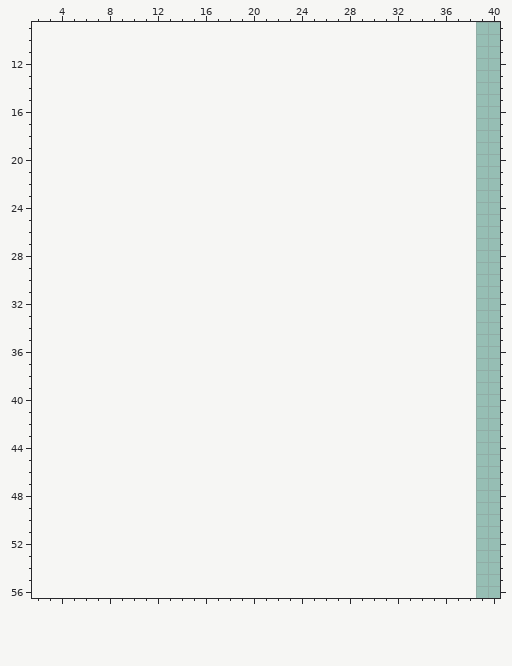
Pixel-art file -- chars.aseprite. Above is the file before it was changed.
201x64 pixels, 1 frame. Colours within 5 levels of each other are drawn and written as one. Shown: x 2..40, y 9..56. The old version is drawn lined up with the new one, on the new canvas.
And afterwards:
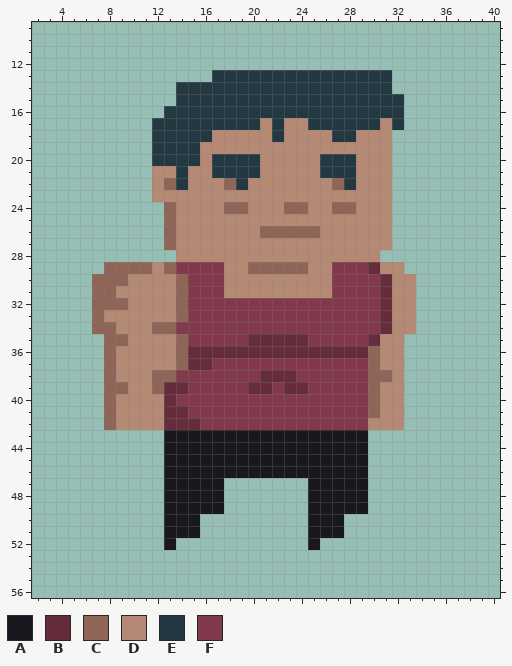
Palette (. is transparent): A #19181e  B #652d3b  C #8f6557  D #b68974  E #243841  F #82394c
Difference:
canvas 201x64 -> 240x64, the old top-left corner now at 39,0
There is now colour A in rows 43 to 46 at x 13 to 29; in rows 47 to 49 at x 13 to 17 and 25 to 29; in rows 50 to 51 at x 13 to 15 and 25 to 27; in row 52 at x 13 and 25.
There is now colour B in row 29 at x 30; in rows 30 to 34 at x 31; in row 35 at x 20 to 24 and 30; in row 36 at x 15 to 29; in row 37 at x 15 to 16; in row 38 at x 21 to 23.
There is now colour B in row 39 at x 13 to 14, 20 to 21 and 23 to 24; in row 40 at x 13; in row 41 at x 13 to 14; in row 42 at x 13 to 15.
There is now colour C in row 22 at x 13, 18 and 27; in row 24 at x 13, 18 to 19, 23 to 24 and 27 to 28; in row 25 at x 13; in row 26 at x 13 and 21 to 25; in row 27 at x 13; in row 29 at x 8 to 11, 13 and 20 to 24.
There is now colour C in row 30 at x 7 to 9 and 14; in row 31 at x 7 to 8 and 14; in row 32 at x 7 to 9 and 14; in row 33 at x 7 and 14; in row 34 at x 7 to 8 and 12 to 13; in row 35 at x 8 to 9 and 14.
There is now colour C in rows 36 to 37 at x 8, 14 and 30; in row 38 at x 8, 12 to 13 and 30 to 31; in row 39 at x 8 to 9, 12 and 30; in rows 40 to 41 at x 8 and 30; in row 42 at x 8.
There is now colour D in row 17 at x 21, 23 to 24 and 31; in row 18 at x 17 to 21, 23 to 26 and 29 to 31; in row 19 at x 16 to 31; in row 20 at x 16, 21 to 25 and 29 to 31; in row 21 at x 12 to 13, 15 to 16, 21 to 25 and 29 to 31; in row 22 at x 12, 15 to 17, 20 to 26 and 29 to 31.
There is now colour D in row 23 at x 12 to 31; in row 24 at x 14 to 17, 20 to 22, 25 to 26 and 29 to 31; in row 25 at x 14 to 31; in row 26 at x 14 to 20 and 26 to 31; in row 27 at x 14 to 31; in row 28 at x 14 to 30.
There is now colour D in row 29 at x 12, 18 to 19, 25 to 26 and 31 to 32; in row 30 at x 10 to 13, 18 to 26 and 32 to 33; in row 31 at x 9 to 13, 18 to 26 and 32 to 33; in row 32 at x 10 to 13 and 32 to 33; in row 33 at x 8 to 13 and 32 to 33; in row 34 at x 9 to 11 and 32 to 33.
There is now colour D in row 35 at x 10 to 13 and 31 to 32; in rows 36 to 37 at x 9 to 13 and 31 to 32; in row 38 at x 9 to 11 and 32; in row 39 at x 10 to 11 and 31 to 32; in rows 40 to 41 at x 9 to 12 and 31 to 32; in row 42 at x 9 to 12 and 30 to 32.
There is now colour E in row 13 at x 17 to 31; in row 14 at x 14 to 31; in row 15 at x 14 to 32; in row 16 at x 13 to 32; in row 17 at x 12 to 20, 22, 25 to 30 and 32; in row 18 at x 12 to 16, 22 and 27 to 28.
There is now colour E in row 19 at x 12 to 15; in row 20 at x 12 to 15, 17 to 20 and 26 to 28; in row 21 at x 14, 17 to 20 and 26 to 28; in row 22 at x 14, 19 and 28.
There is now colour F in row 29 at x 14 to 17 and 27 to 29; in rows 30 to 31 at x 15 to 17 and 27 to 30; in rows 32 to 33 at x 15 to 30; in row 34 at x 14 to 30; in row 35 at x 15 to 19 and 25 to 29; in row 37 at x 17 to 29.
There is now colour F in row 38 at x 14 to 20 and 24 to 29; in row 39 at x 15 to 19, 22 and 25 to 29; in row 40 at x 14 to 29; in row 41 at x 15 to 29; in row 42 at x 16 to 29.
Changed places in both pictures, as pixel boxes (x1, y1, x2, y2):
added: (92, 70, 416, 550)
